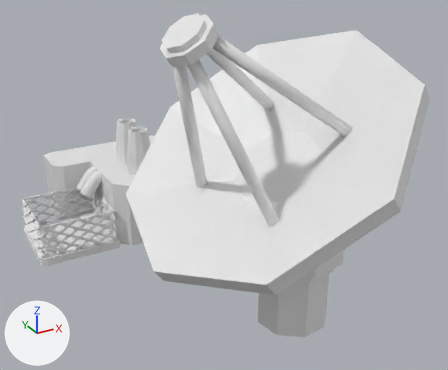
A saved change to the Blender file Assets/Bots/Factory/Models/factory.blend.
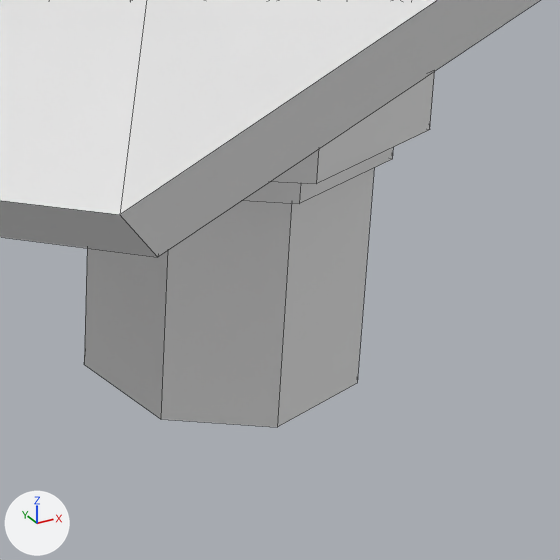
The first picture shows the older version from a camera (50 mm lens) standing at (-5.72, -16.19, 7.44) and looking at (0.77, -4.4, 1.55). The close-ups show the older and then the newer version on the part from 53% to 84% of the width and 63% to 100% of the height of that picture. Only the edits that show in the close-ups are written down. The lights are fixed; the arrows at lower left show +X, +Y and +Z. The close-ups show mesh edges as thin lines.
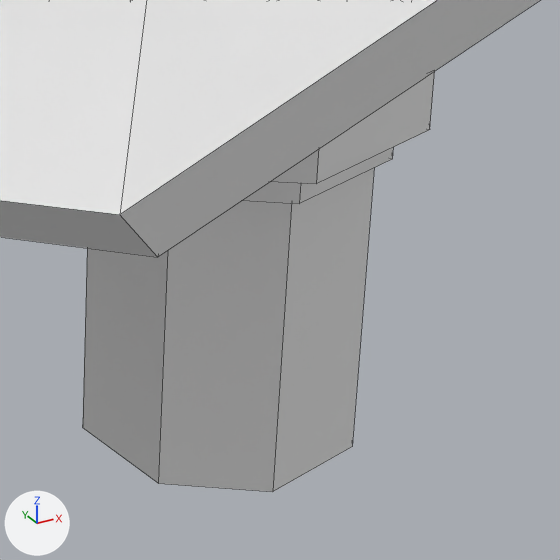
Boxes [x1, y1, x2, y2] around the edits, measured in the close-ups (560 x 560 px; the box of a moved part takes in the faces that stretch with it):
'Cylinder.010', reshaped (18% taller)
    before: [84, 71, 435, 427]
    after: [83, 71, 435, 492]
part 1 of me_cylinder_009, moved or reshaped
    before: [84, 318, 358, 427]
    after: [83, 318, 358, 492]

Diff of the bpy script that builds the scene:
```diff
--- a/Assets/Bots/Factory/Models/factory.blend.py
+++ b/Assets/Bots/Factory/Models/factory.blend.py
@@ me_cylinder_009 @@
 # used by ob_cylinder_010; location = (1.644, -6.149, 1.739); rotation_euler = (0.0, 0.0, 1.731), in degrees (0, 0, 99); scale = (0.981, 0.981, 0.981)
 # before: 40 (-0.34, 0.8, -3.18) at pixel (160, 419), 41 (0.32, 0.8, -3.18) at pixel (84, 364), 42 (0.8, 0.34, -3.18), 43 (0.8, -0.32, -3.18), 44 (0.34, -0.8, -3.18)
 # before: 45 (-0.32, -0.8, -3.18), 46 (-0.8, -0.34, -3.18) at pixel (357, 383), 47 (-0.8, 0.32, -3.18) at pixel (277, 427)
-me_cylinder_009.from_pydata(...)  # 96 vertices, 86 faces; spans x -1.08..1.08, y -1.08..1.08, z -3.18..0.34
+me_cylinder_009.from_pydata(...)  # 96 vertices, 86 faces; spans x -1.08..1.08, y -1.08..1.08, z -3.63..0.34
+# me_cylinder_009 part 1
+for i in [*range(40, 48)]: me_cylinder_009.vertices[i].co += Vector((0.0, 0.0, -0.46))
```
